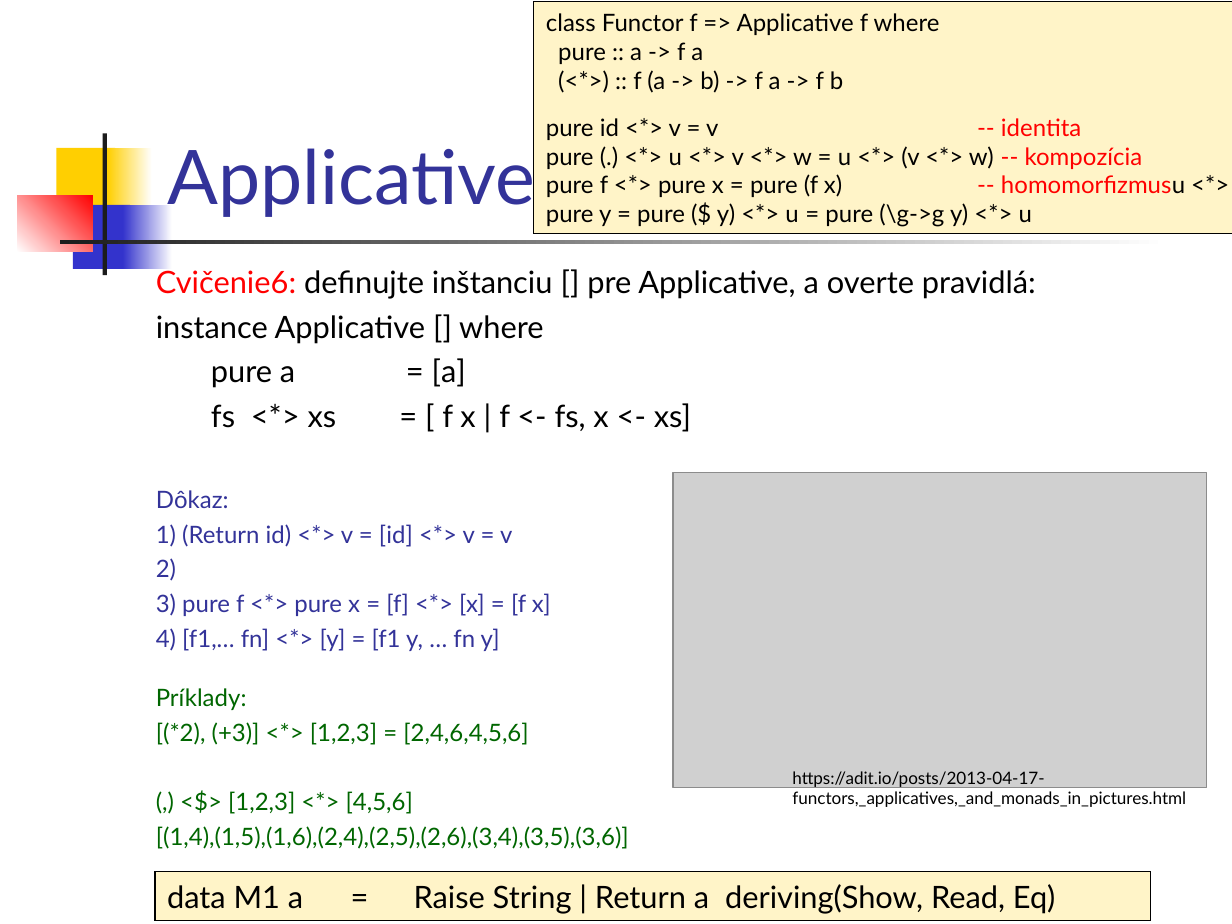
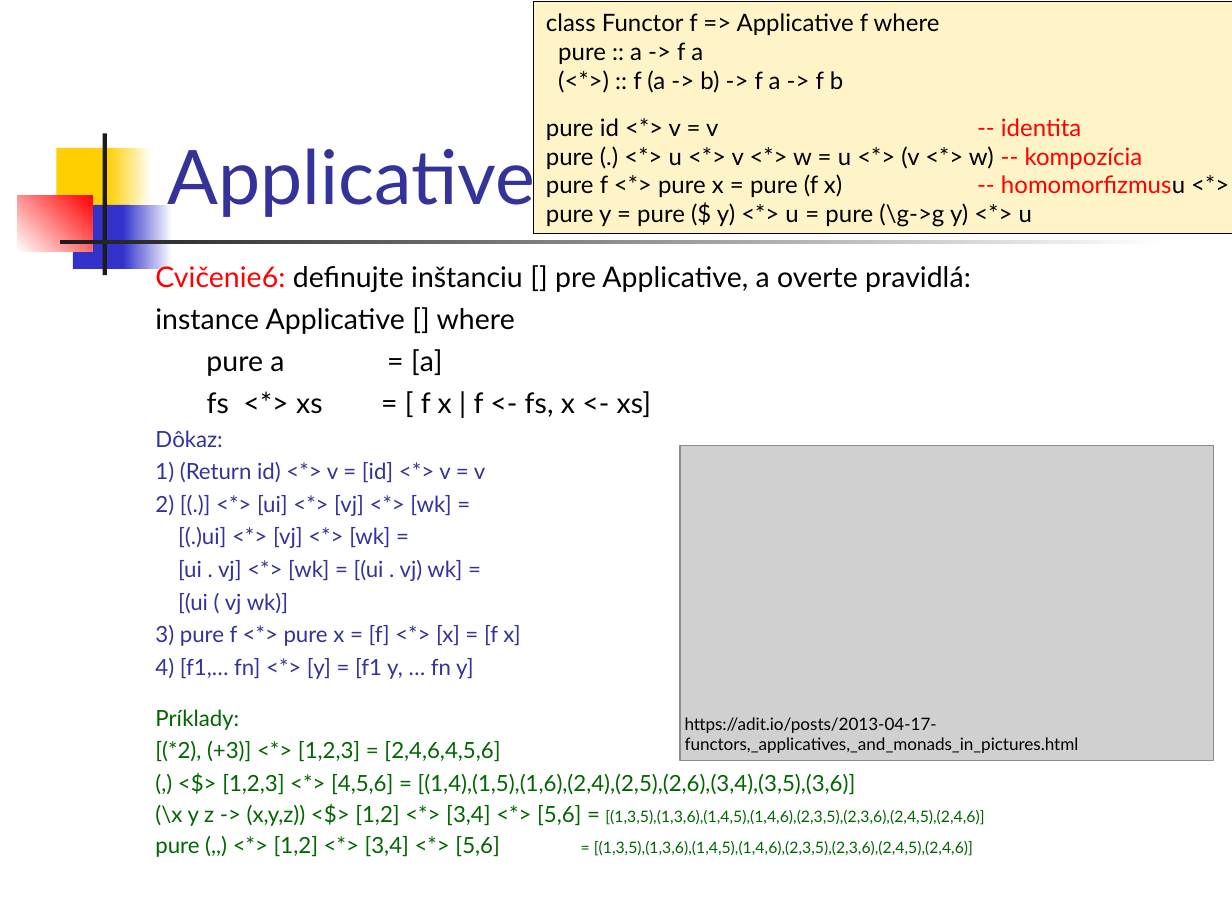
Before and after one commit to Funkcionalne/Prednasky, a slide deck: slide 20 of 11/11_fpro.ppt. Drawn at 1232x924 pixels with LibreOffice and Linux fonts; fonts in the diff are those of the drawing; grey boxes stand for pictures. Boxes give left, top, right and bottom in pixels: in the first picture for what was removed or moved away, otherwise in the second. Text is boxed around its words. In the diff, an @@ line names an element or a change of style, - is before the commit and + after.

```diff
--- a/11/11_fpro.ppt
+++ b/11/11_fpro.ppt
@@ text at bbox=[155, 263, 971, 762]: size 18 to 16.6 pt in "Cvičenie6: definujte inštanciu [] pre Applicative, a ...", "instance Applicative [] where", "pure a = [a]", "fs <*> xs = [ f x ..."; size 14 to 12.9 pt in "Dôkaz:", "1) (Return id) <*> v = [id] ...", "3) pure f <*> pure x = ...", "4) [f1,… fn] <*> [y] = [f1 ..." and 2 more places @@
@@ picture: place and size @@
-picture at bbox=[673, 472, 1206, 787]
+picture at bbox=[680, 445, 1214, 760]
@@ text at bbox=[155, 495, 462, 614]: text changed; size 14 to 12.9 pt @@
-2)
+2) [(.)] <*> [ui] <*> [vj] <*> [wk] =
+[(.)ui] <*> [vj] <*> [wk] =
+[ui . vj] <*> [wk] = [(ui . vj) wk] =
+[(ui ( vj wk)]
@@ text "https://adit.io/posts/2013-04-17-functors,_applicatives,_and ...": place and size @@
-text "https://adit.io/posts/2013-04-17-functors,_applicatives,_and ..." at bbox=[792, 771, 1186, 807]
+text "https://adit.io/posts/2013-04-17-functors,_applicatives,_and ..." at bbox=[685, 717, 1079, 753]
@@ text at bbox=[155, 774, 984, 857]: text changed; size 14 to 12.9 pt @@
-(,) <$> [1,2,3] <*> [4,5,6]
-[(1,4),(1,5),(1,6),(2,4),(2,5),(2,6),(3,4),(3,5),(3,6)]
+(,) <$> [1,2,3] <*> [4,5,6] = [(1,4),(1,5),(1,6),(2,4),(2,5),(2,6),(3,4),(3,5),(3,6)]
+(\x y z -> (x,y,z)) <$> [1,2] <*> [3,4] <*> [5,6] = [(1,3,5),(1,3,6),(1,4,5),(1,4,6),(2,3,5),(2,3,6),(2,4,5),(2,4,6)]
+pure (,,) <*> [1,2] <*> [3,4] <*> [5,6] = [(1,3,5),(1,3,6),(1,4,5),(1,4,6),(2,3,5),(2,3,6),(2,4,5),(2,4,6)]
@@ rectangle removed at bbox=[155, 871, 1151, 920] @@
-data M1 a = Raise String | Return a deriving(Show, Read, Eq)
```
Also in this commit, not shown: 33 other slides changed, 1 slide added, 6 other files.
